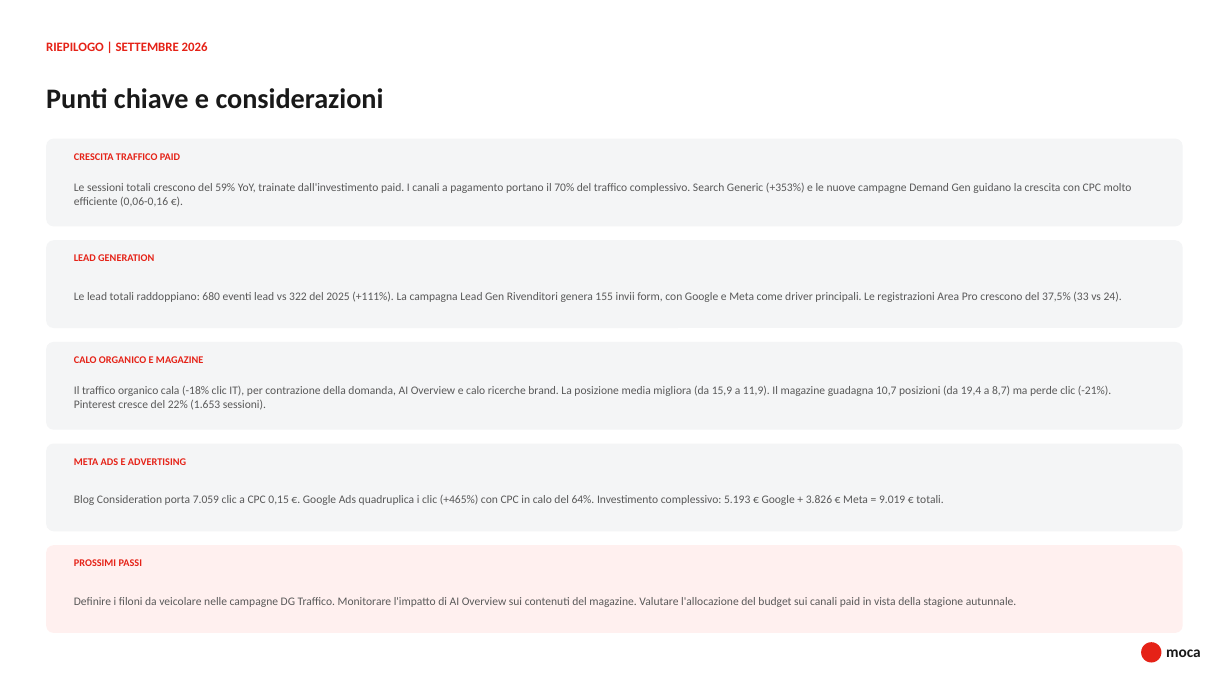
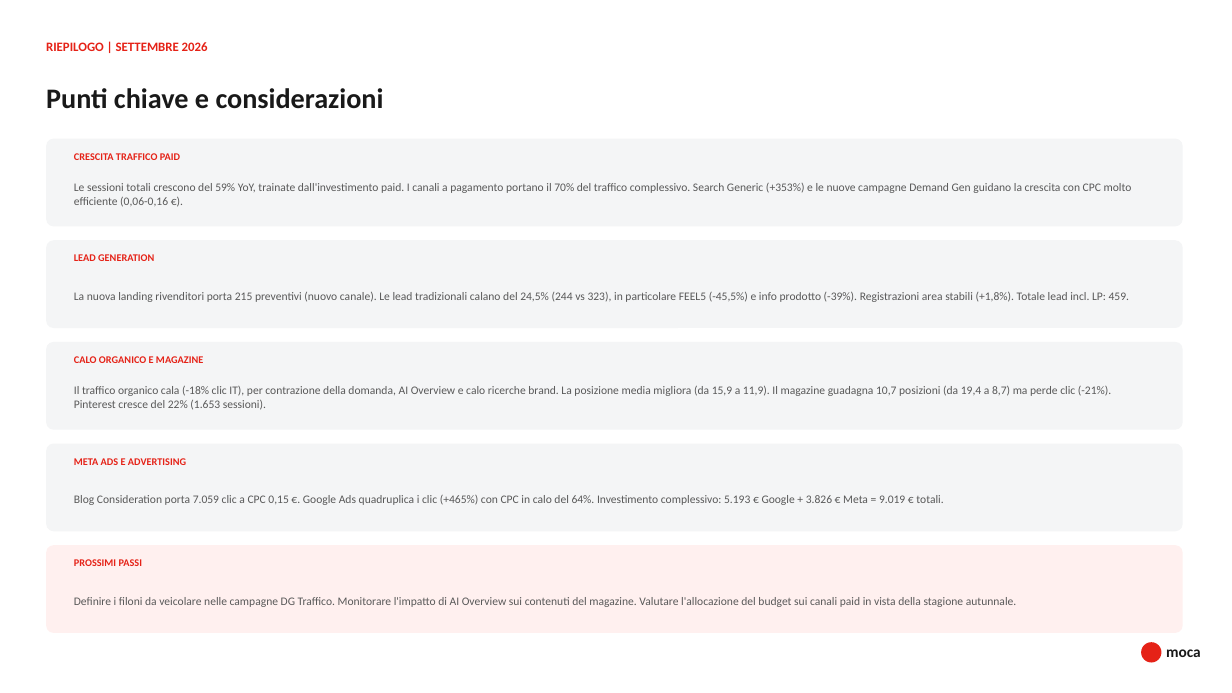
Before and after one commit to mocainteractive/ferrerolegno, a slide deck: slide 17 of FerreroLegnoReport_settembre_2026.pptx. Drawn at 1232x693 pixels with LibreOffice and Linux fonts; fonts in the diff are those of the drawing. Boxes give left, top, right and bottom in pixels: in the first picture for what was removed or moved away, otherwise in the second. Text is boxed around its words. In the diff, an @@ line names an element or a change of style, - is before the commit and + after.

```diff
--- a/FerreroLegnoReport_settembre_2026.pptx
+++ b/FerreroLegnoReport_settembre_2026.pptx
@@ text at (74, 292, 1129, 302): text changed @@
-Le lead totali raddoppiano: 680 eventi lead vs 322 del 2025 (+111%). La campagna Lead Gen Rivenditori genera 155 invii form, con Google e Meta come driver principali. Le registrazioni Area Pro crescono del 37,5% (33 vs 24).
+La nuova landing rivenditori porta 215 preventivi (nuovo canale). Le lead tradizionali calano del 24,5% (244 vs 323), in particolare FEEL5 (-45,5%) e info prodotto (-39%). Registrazioni area stabili (+1,8%). Totale lead incl. LP: 459.
```
Also in this commit, not shown: 1 other slide changed, 1 slide added, 1 slide removed, 1 other file.
